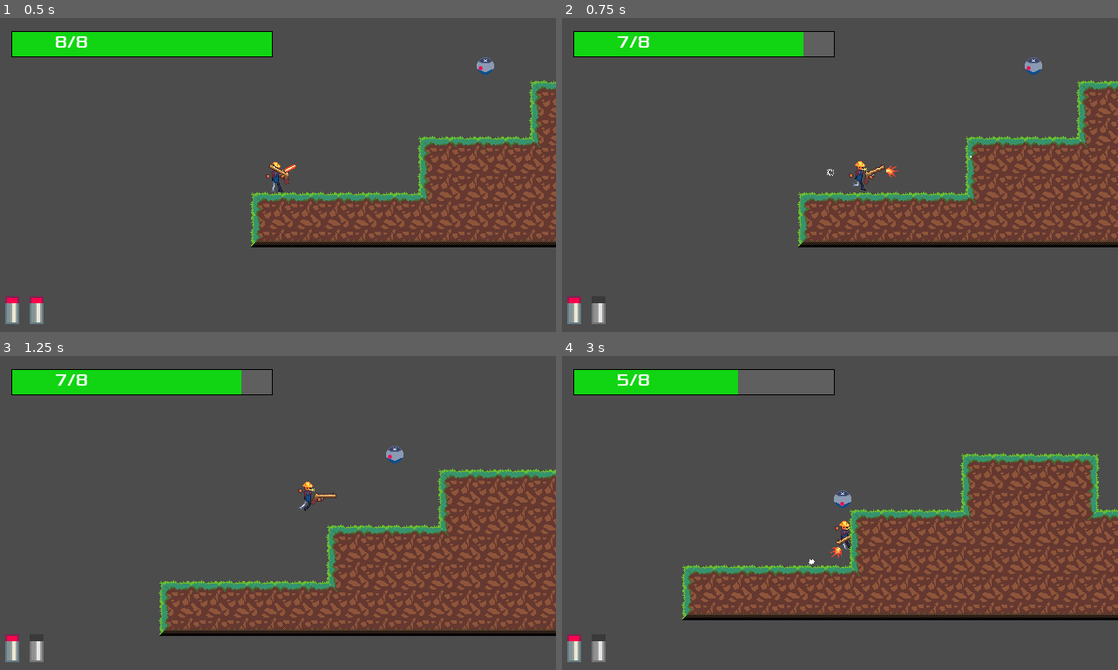
Above: before the commit, frames 1-4 (two rows, left to right).
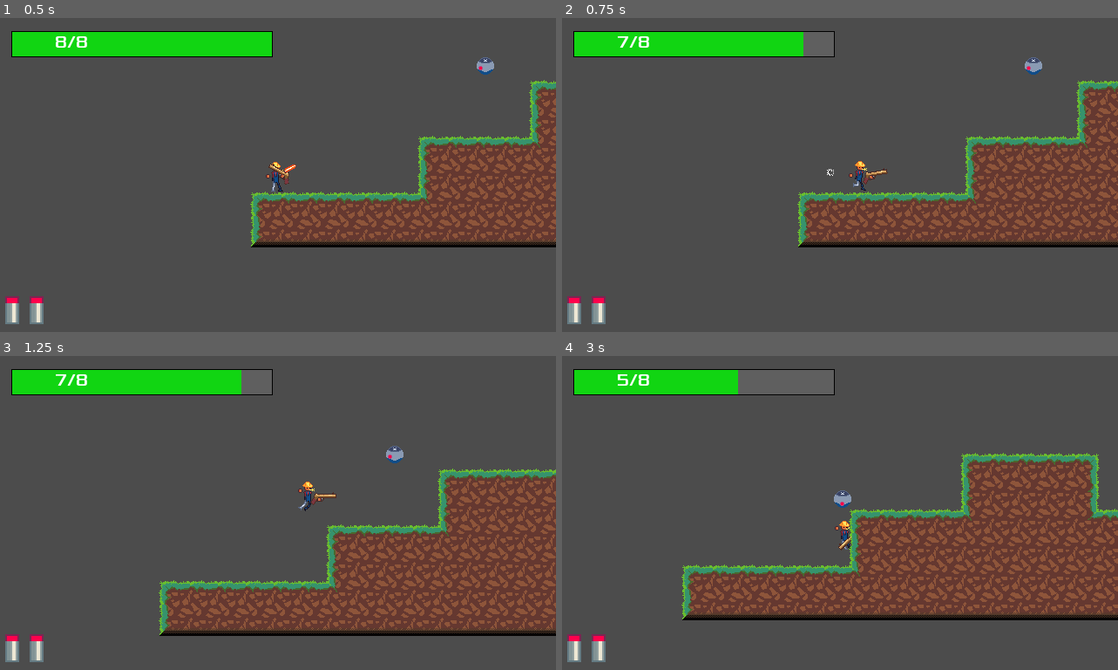
Above: after the commit, the same moments.

Repository: JamesDSource/Cyber-Gunslinger
Game: Godot game, scene res://Game/Game.tscn
The game is run twice, just before and just after one commit, with the same random seed, the same clock (stepped at 60 frames per second) and the same inputs. Before the commit the project has no main scene; this scene is started directly in both runs. The engine's default icon, where the game draws it, is replaced by a stand-in: a white triangle on a blue panel in a dark square.
Inputs (mouse positions are in pixels of both pictures, inside the frame that each line leads up to):
- Up to frame 1 (0.5 s): no input
- Up to frame 2 (0.75 s): move the mouse to (962, 159) at 0.52 s; hold Right (Right) from 0.53 s (still down); click (962, 159) at 0.6 s
- Up to frame 3 (1.25 s): keep holding Right (Right); tap W (Jump) at 0.77 s
- Up to frame 4 (3 s): move the mouse to (728, 528) at 1.27 s; click (728, 528) at 1.35 s; tap W (Jump) at 1.52 s; move the mouse to (895, 443) at 2.02 s; release Right (Right) at 2.03 s; hold Left (Left) 2.03-2.78 s; click (895, 443) at 2.1 s; move the mouse to (812, 575) at 2.77 s; hold Right (Right) from 2.78 s (still down); click (812, 575) at 2.85 s

Frame 1 is identical in both runs. In frame 2, 0.2% of the frame differs, in the area x 5-74%, y 43-91%; in frame 3, less than 0.1%; in frame 4, 0.2%.

Commit message:
fixed fonts

Diff:
--- a/HUD/HUD.tscn
+++ b/HUD/HUD.tscn
@@ -1,6 +1,6 @@
 [gd_scene load_steps=8 format=2]
 
-[ext_resource path="res://HUD/HealthBar-Assets/Xolonium-Regular.ttf" type="DynamicFontData" id=1]
+[ext_resource path="res://Fonts/Xolonium-Regular.ttf" type="DynamicFontData" id=1]
 [ext_resource path="res://HUD/HealthBar-Assets/HealthBar 2 - White.png" type="Texture" id=2]
 [ext_resource path="res://HUD/HealthBar-Assets/HealthBar 2 - Over.png" type="Texture" id=3]
 [ext_resource path="res://HUD/AmmoBar-Assets/BulletIcon.png" type="Texture" id=4]
--- a/project.godot
+++ b/project.godot
@@ -16,6 +16,7 @@
 [application]
 
 config/name="Codeday Game"
+run/main_scene="res://Game/Game.tscn"
 
 [display]
 
@@ -23,7 +24,7 @@
 window/size/height=360
 window/size/resizable=false
 window/size/fullscreen=true
-window/stretch/mode="viewport"
+window/stretch/mode="2d"
 window/stretch/aspect="keep"
 
 [importer_defaults]
@@ -69,14 +70,10 @@
 , Object(InputEventKey,"resource_local_to_scene":false,"resource_name":"","device":0,"alt":false,"shift":false,"control":false,"meta":false,"command":false,"pressed":false,"scancode":16777232,"unicode":0,"echo":false,"script":null)
  ]
 }
-Shoot={
-"deadzone": 0.5,
-"events": [ Object(InputEventMouseButton,"resource_local_to_scene":false,"resource_name":"","device":-1,"alt":false,"shift":false,"control":false,"meta":false,"command":false,"button_mask":0,"position":Vector2( 0, 0 ),"global_position":Vector2( 0, 0 ),"factor":1.0,"button_index":1,"pressed":false,"doubleclick":false,"script":null)
- ]
-}
 Pause={
 "deadzone": 0.5,
-"events": [ Object(InputEventKey,"resource_local_to_scene":false,"resource_name":"","device":0,"alt":false,"shift":false,"control":false,"meta":false,"command":false,"pressed":false,"scancode":16777217,"unicode":0,"echo":false,"script":null)
+"events": [ Object(InputEventKey,"resource_local_to_scene":false,"resource_name":"","device":0,"alt":false,"shift":false,"control":false,"meta":false,"command":false,"pressed":false,"scancode":80,"unicode":0,"echo":false,"script":null)
+, Object(InputEventKey,"resource_local_to_scene":false,"resource_name":"","device":0,"alt":false,"shift":false,"control":false,"meta":false,"command":false,"pressed":false,"scancode":16777217,"unicode":0,"echo":false,"script":null)
  ]
 }
 
